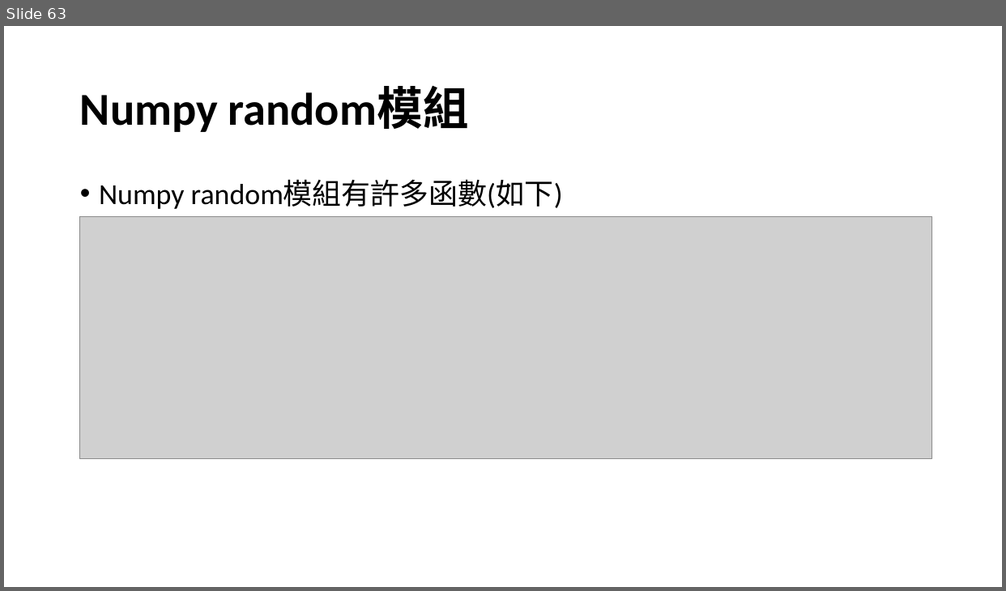
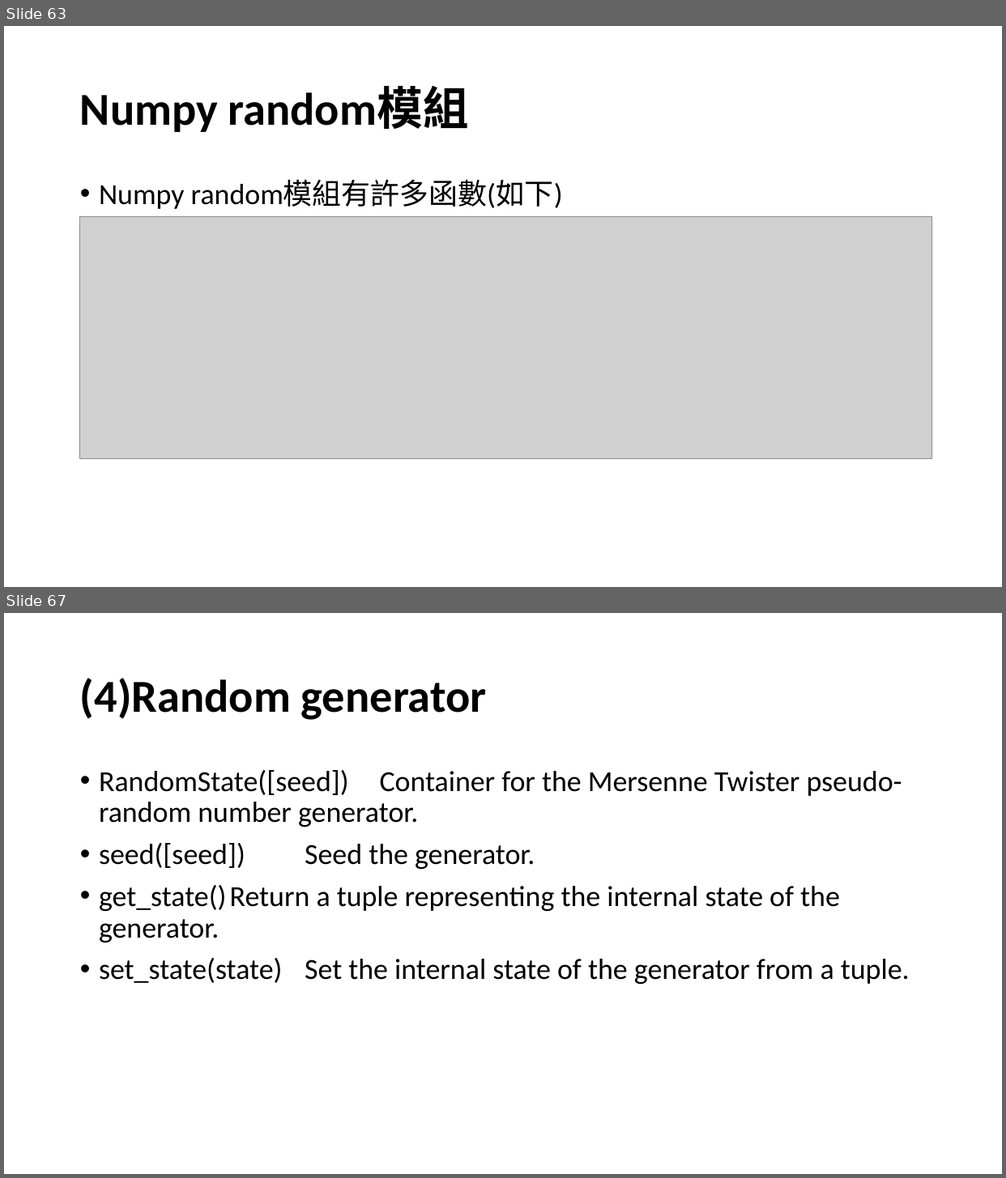
Before and after one commit to yukai920722/2022-ksu-11002, a slide deck: 4100E104_NUMPY_20220309_A.pptx. Shown one above the other, each under a label of ours: slide 63 before the commit, slides 63 and 67 after it; the slides between them are not shown. The pictures are 1006x591 and 1006x1178 pixels, drawn with LibreOffice and Linux fonts; fonts in the diff are those of the drawing; grey boxes stand for pictures. Boxes give left, top, right and bottom in pixels: in the first picture for what was removed or moved away, otherwise in the second. Text is boxed around its words. In the diff, an @@ line names an element or a change of style, - is before the commit and + after.

```diff
--- a/4100E104_NUMPY_20220309_A.pptx
+++ b/4100E104_NUMPY_20220309_A.pptx
@@ slide 67 added at bbox=[4, 613, 1002, 1174], background #FFFFFF @@
@@ title added at bbox=[80, 678, 487, 720], 44 pt, text #000000, bold @@
+(4)Random generator
@@ text added at bbox=[99, 770, 910, 984], 28 pt, text #000000 @@
+• RandomState([seed]) Container for the Mersenne Twister pseudo-random number generator.
+• seed([seed]) Seed the generator.
+• get_state() Return a tuple representing the internal state of the generator.
+• set_state(state) Set the internal state of the generator from a tuple.
```
Also in this commit, not shown: 4 other slides added, 1 slide removed, 14 other files.
